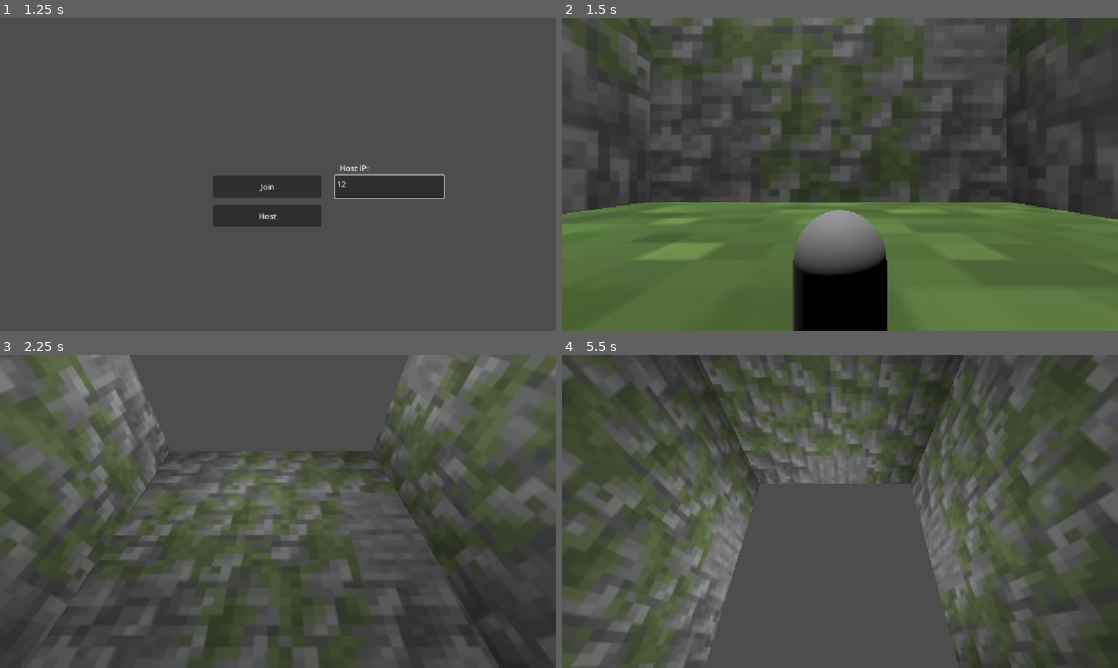
Above: before the commit, frames 1-4 (two rows, left to right).
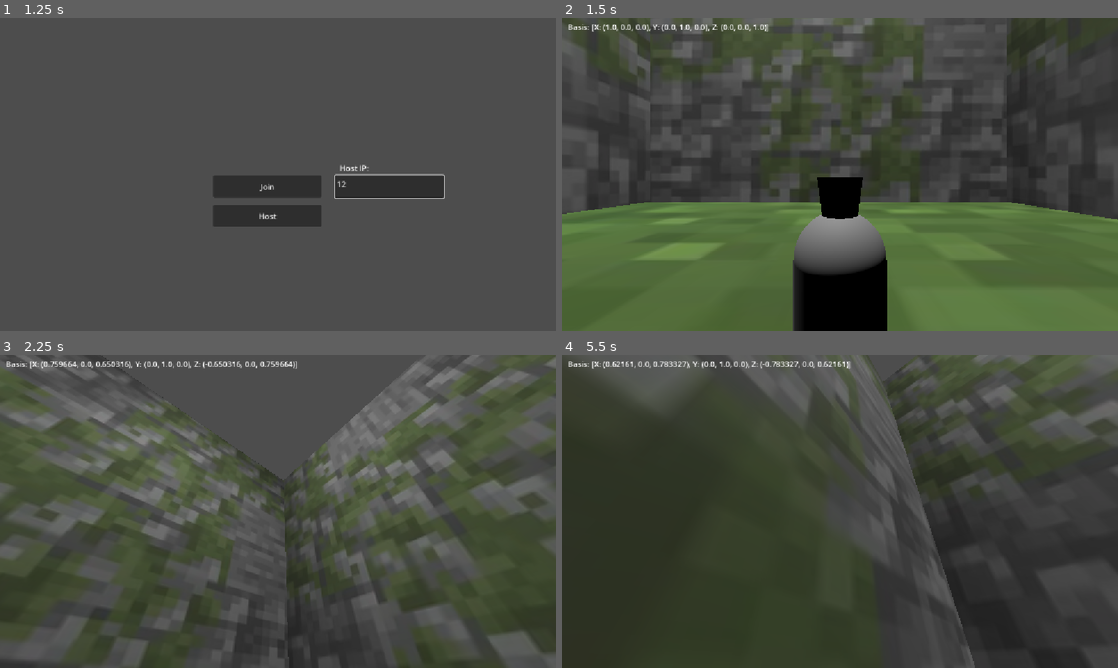
Above: after the commit, the same moments.

Repository: erlewa/bug-box
Game: Godot game, scene res://scenes/main_menu.tscn
The game is run twice, just before and just after one commit, with the same random seed, the same clock (stepped at 60 frames per second) and the same inputs.
Inputs (mouse positions are in pixels of both pictures, inside the frame that each line leads up to):
- Up to frame 1 (1.25 s): click (389, 187) at 0.52 s; type "12" at 0.6 s
- Up to frame 2 (1.5 s): click "Host" at 1.25 s
- Up to frame 3 (2.25 s): tap Enter (ui_accept) at 2 s; move the mouse to (305, 511) at 2.02 s; hold W (up) from 2.03 s (still down)
- Up to frame 4 (5.5 s): keep holding W (up); tap Enter (ui_accept) at 2.27, 3.02, 4.52, 5.27 s; move the mouse to (812, 511) at 2.77 s; move the mouse to (851, 505) at 3.52 s; move the mouse to (834, 517) at 4.27 s; move the mouse to (878, 514) at 5.02 s

Frame 1 is identical in both runs. In frame 2, 1.3% of the frame differs, in the area x 1-55%, y 2-65%; in frame 3, 33%; in frame 4, 59%, in the area x 0-100%, y 0-100%.

Commit message:
feat: fixed camera to use basis for transform rather than euler angles

Diff:
--- a/bug-box/scenes/player.tscn
+++ b/bug-box/scenes/player.tscn
@@ -23,6 +23,10 @@
 
 [sub_resource type="CapsuleMesh" id="CapsuleMesh_cbw3o"]
 
+[sub_resource type="CylinderMesh" id="CylinderMesh_cbw3o"]
+top_radius = 0.25
+bottom_radius = 0.0
+
 [node name="Player" type="CharacterBody3D" unique_id=216894610 node_paths=PackedStringArray("CAMERA_CONTROLLER")]
 script = ExtResource("1_3vyb7")
 CAMERA_CONTROLLER = NodePath("Camera3D")
@@ -40,9 +44,28 @@
 process_mode = 3
 mesh = SubResource("CapsuleMesh_cbw3o")
 
+[node name="MeshInstance3D" type="MeshInstance3D" parent="MeshInstance3D" unique_id=1219369154]
+transform = Transform3D(1, 0, 0, 0, 1, 0, 0, 0, 1, 0, 0.37175572, 0)
+mesh = SubResource("CylinderMesh_cbw3o")
+
 [node name="Camera3D" type="Camera3D" parent="." unique_id=1787981846]
 transform = Transform3D(1, 0, 0, 0, 0.9100582, 0.41448048, 0, -0.41448048, 0.9100582, 0, 1.4006497, 2.2464137)
 
 [node name="RayCast3D" type="RayCast3D" parent="." unique_id=2126956000]
 unique_name_in_owner = true
 target_position = Vector3(0, 0, -1)
+
+[node name="Debug" type="Control" parent="." unique_id=159988412]
+layout_mode = 3
+anchors_preset = 0
+offset_right = 40.0
+offset_bottom = 40.0
+
+[node name="BasisLabel" type="Label" parent="Debug" unique_id=756922720]
+unique_name_in_owner = true
+layout_mode = 0
+offset_left = 12.0
+offset_top = 7.0
+offset_right = 52.0
+offset_bottom = 30.0
+text = "Basis: "
--- a/bug-box/scripts/player.gd
+++ b/bug-box/scripts/player.gd
@@ -3,6 +3,7 @@
 
 # https://ezcha.net/news/5-7-26-multiplayer-in-godot-is-easier-than-you-think
 @onready var ray_cast_3d: RayCast3D = %RayCast3D
+@onready var basis_label: Label = %BasisLabel
 
 const SPEED = 5.0
 const JUMP_VELOCITY = 4.5
@@ -31,6 +32,9 @@
 		$Camera3D.make_current()
 
 	Input.mouse_mode = Input.MOUSE_MODE_CAPTURED
+
+func _process(delta: float) -> void:
+	basis_label.text = "Basis: " + str(global_transform.basis)
 
 func _physics_process(delta: float) -> void:
 	if !(local):
@@ -70,9 +74,9 @@
 	)
 	tween.tween_callback(
 		func():
-			#ray_cast_3d.enabled = true
+			await get_tree().create_timer(0.5).timeout
+			ray_cast_3d.enabled = true
 			print("In Callback: " + str(global_transform.basis))
-			pass
 	)
 	print("Start Basis: " + str(start_basis))
 	print("Target Basis: " + str(target_basis))
@@ -135,16 +139,15 @@
 
 	_mouse_rotation.x += _tilt_input * delta
 	_mouse_rotation.x = clamp(_mouse_rotation.x, TILT_LOWER_LIMIT, TILT_UPPER_LIMIT)
-	_mouse_rotation.y += _rotation_input * delta
+	_mouse_rotation.y = _rotation_input * delta
 
-	_player_rotation = Vector3(0.0,_mouse_rotation.y,0.0)
 	_camera_rotation = Vector3(_mouse_rotation.x,0.0,0.0)
 
 	CAMERA_CONTROLLER.transform.basis = Basis.from_euler(_camera_rotation)
 	CAMERA_CONTROLLER.rotation.z = 0.0
 
 	# TO-DO(erlewa): Need to respect pre-existing alterations to global_transform.basis
-	# global_transform.basis = Basis.from_euler(_player_rotation)
+	global_transform.basis = global_transform.basis.rotated(global_transform.basis.y, _mouse_rotation.y)
 
 	_rotation_input = 0.0
 	_tilt_input = 0.0
